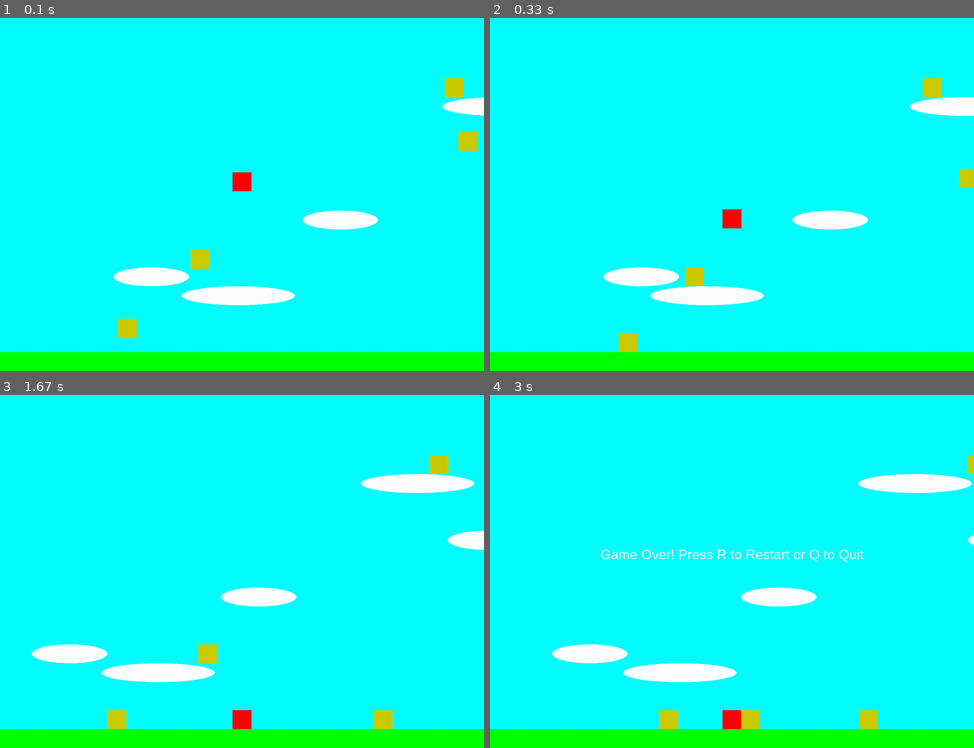
Above: before the commit, frames 1-4 (two rows, left to right).
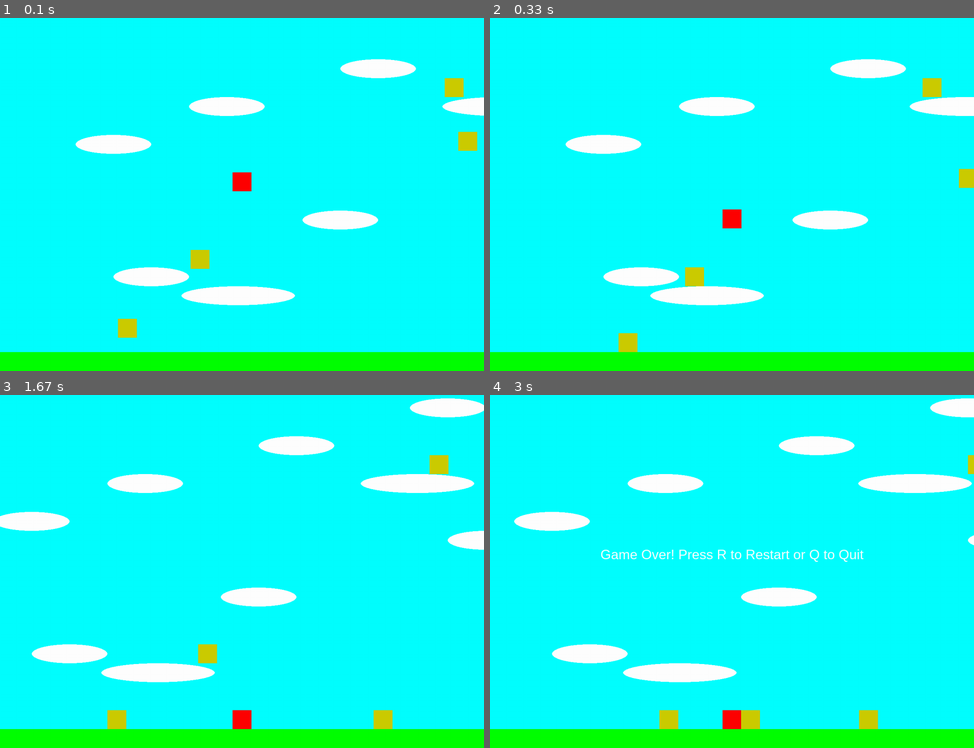
Above: after the commit, the same moments.

Repository: vilaca/pygame-test
Game: pygame game, started from super_mario.py
The game is run twice, just before and just after one commit, with the same random seed, the same clock (stepped at 60 frames per second) and the same inputs.
Inputs:
- Up to frame 1 (0.1 s): no input
- Up to frame 2 (0.33 s): no input
- Up to frame 3 (1.67 s): hold Right 0.33-0.8 s; hold Right 0.83-1.3 s; hold Left from 1.33 s (still down)
- Up to frame 4 (3 s): release Left at 1.87 s; hold Left 1.9-2.3 s; hold Right 2.33-2.97 s

The runs differ from the first frame. In frame 1, 2.0% of the frame differs, in the area x 15-86%, y 11-39%; in frame 2, 2.0%; in frame 3, 2.7%, in the area x 0-100%, y 0-39%; in frame 4, 2.4%.

Commit message:
camera scrolling fixed

Diff:
--- a/super_mario.py
+++ b/super_mario.py
@@ -177,9 +177,8 @@
         y = -target.rect.centery + int(SCREEN_HEIGHT / 2)
         x = min(0, x)
         x = max(-(self.width - SCREEN_WIDTH), x)
-        y = min(0, y)
         y = max(-(self.height - SCREEN_HEIGHT), y)
-        self.camera = pygame.Rect(x, y, self.width, self.height)
+        self.camera = pygame.Rect(x, y/3, self.width, self.height)
 
 def main():
     player = Player()
@@ -202,6 +201,11 @@
         (5400, 400, 200, 50), (5800, 250, 200, 50), (6200, 500, 200, 50),
         (6600, 750, 200, 50)
     ]
+    # Additional higher platforms
+    static_platforms.extend([
+        (200, 400, 200, 50), (500, 300, 200, 50), (900, 200, 200, 50),
+        (1300, 100, 200, 50), (1700, 200, 200, 50), (2100, 300, 200, 50)
+    ])
     for x, y, w, h in static_platforms:
         plat = Platform(x, y, w, h, WHITE, True)
         platforms.add(plat)
